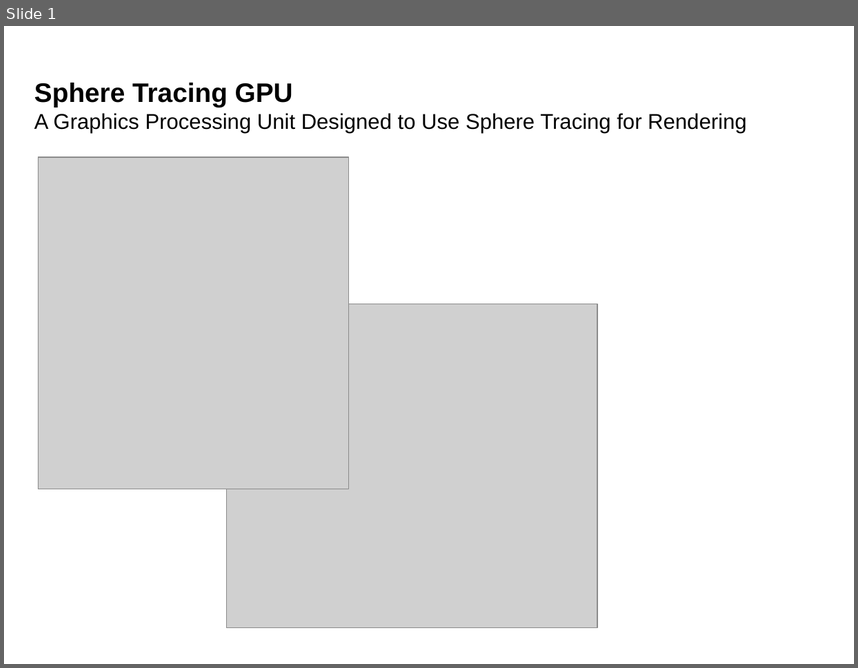
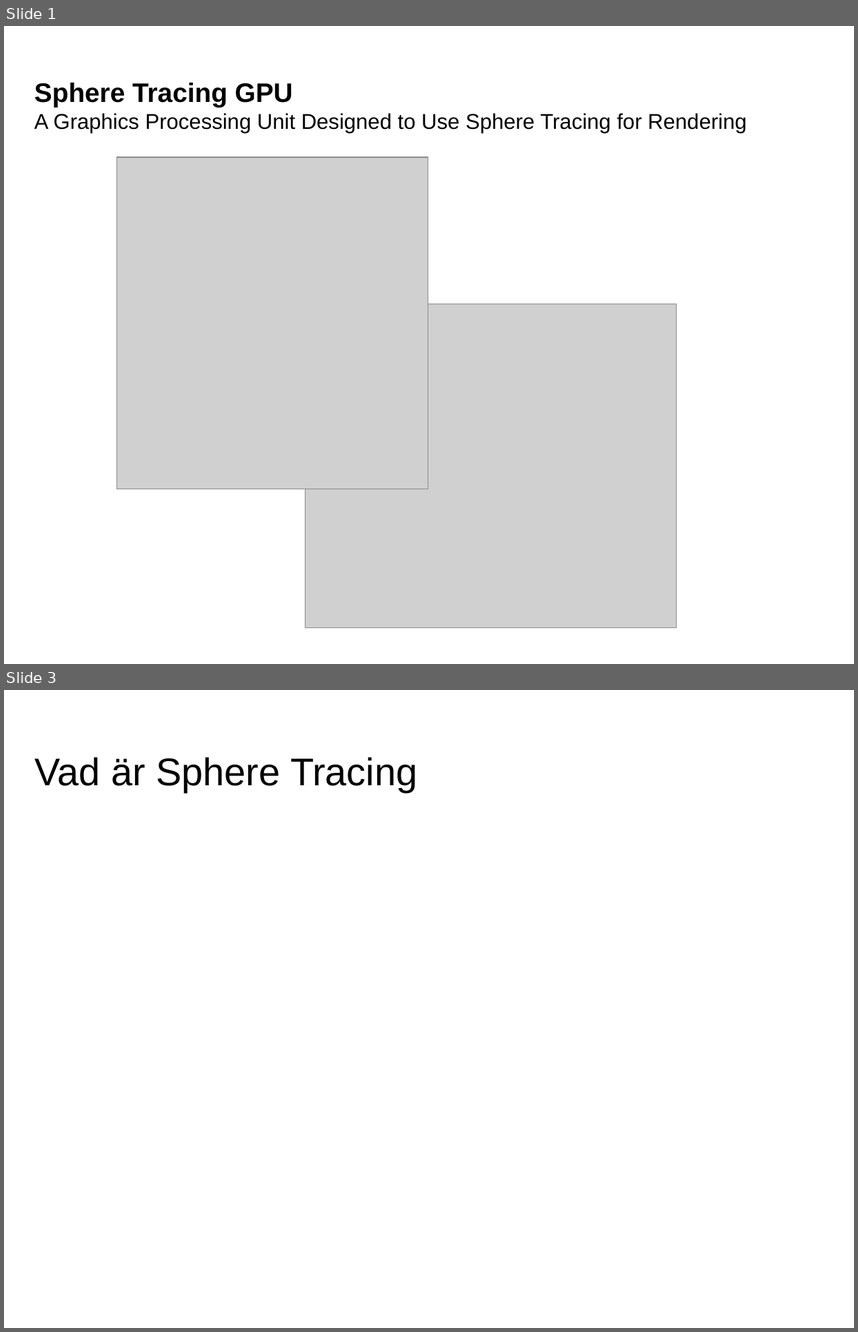
Before and after one commit to hexointed/DATX02-17-12, a slide deck: PresentationOpponering/Presentation-slides.odp. Shown one above the other, each under a label of ours: slide 1 before the commit, slides 1 and 3 after it; the slides between them are not shown. The pictures are 858x668 and 858x1332 pixels, drawn with LibreOffice and Linux fonts; fonts in the diff are those of the drawing; grey boxes stand for pictures; background and template pictures are left out. Boxes give left, top, right and bottom in pixels: in the first picture for what was removed or moved away, otherwise in the second. Text is boxed around its words. In the diff, an @@ line names an element or a change of style, - is before the commit and + after.

```diff
--- a/PresentationOpponering/Presentation-slides.odp
+++ b/PresentationOpponering/Presentation-slides.odp
@@ slide 3 added at (4,690,854,1328), background picture (left out) @@
@@ title added at (35,757,417,791), 36 pt, text #000000 @@
+Vad är Sphere Tracing
@@ slide 1 changed as well @@
@@ picture: place and size @@
-picture at (38,157,349,489)
+picture at (116,157,428,489)
@@ picture: place and size @@
-picture at (226,303,597,628)
+picture at (306,303,677,628)
```
Also in this commit, not shown: 1 other slide changed, 1 other slide added, 2 other files.
